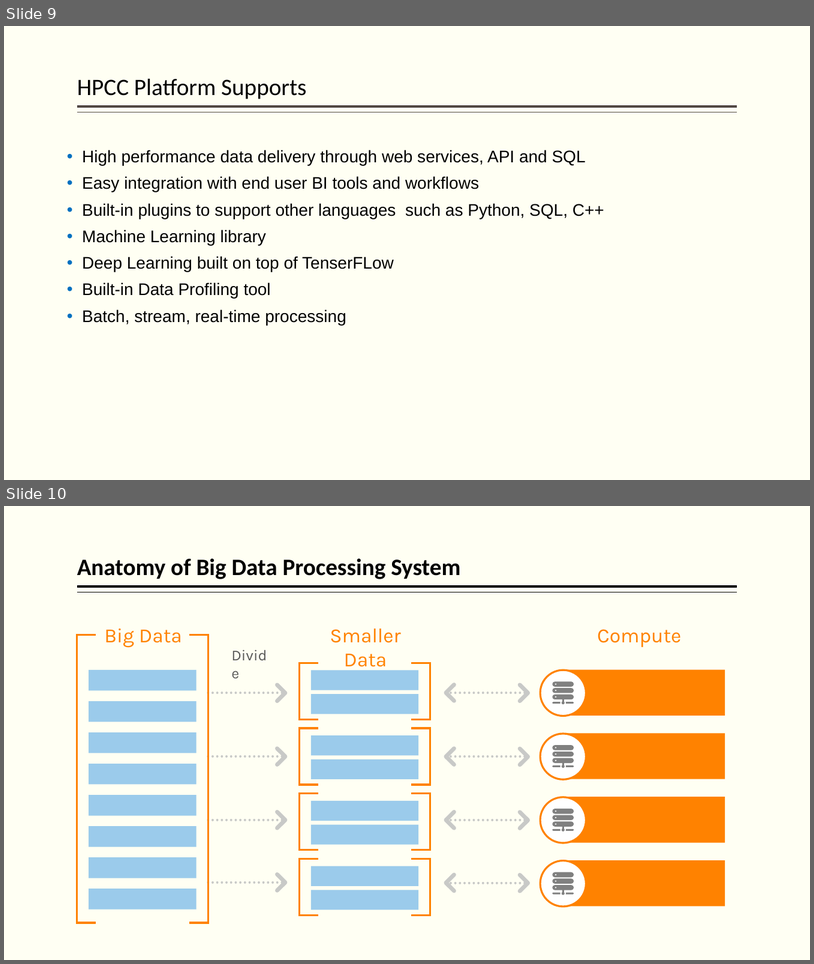
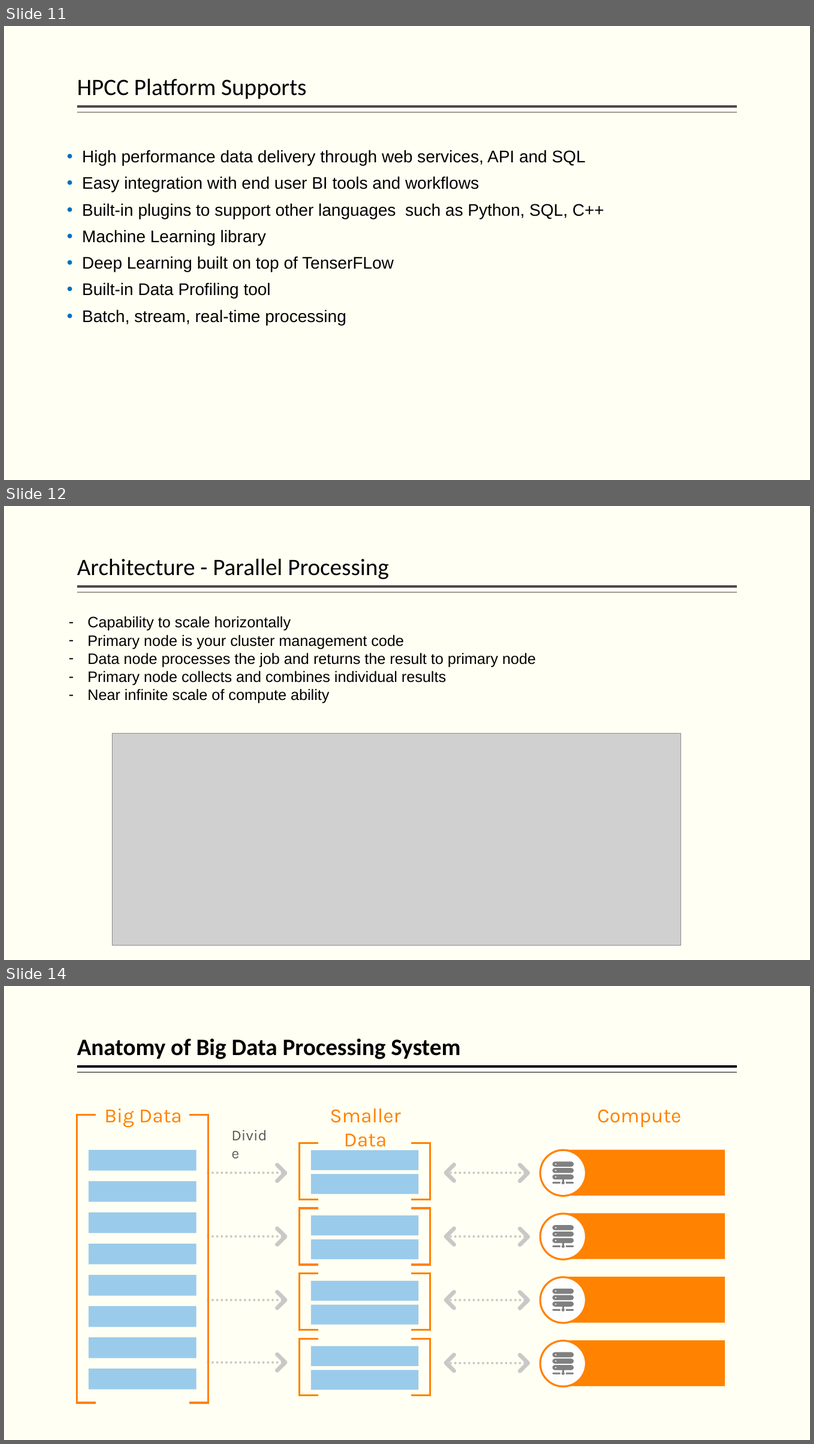
Before and after one commit to hpccsystems-solutions-lab/NCF-2021, a slide deck: BigData-ECL-NCF-2021.pptx. Shown one above the other, each under a label of ours: slides 9 and 10 before the commit, slides 11, 12 and 14 after it; the slides between them are not shown. The pictures are 814x964 and 814x1444 pixels, drawn with LibreOffice and Linux fonts; fonts in the diff are those of the drawing; grey boxes stand for pictures. Boxes give left, top, right and bottom in pixels: in the first picture for what was removed or moved away, otherwise in the second. Text is boxed around its words. In the diff, an @@ line names an element or a change of style, - is before the commit and + after.

```diff
--- a/BigData-ECL-NCF-2021.pptx
+++ b/BigData-ECL-NCF-2021.pptx
@@ slide 12 added at bbox=[4, 506, 810, 960], background #FFFFF3; not listed: 2 template elements that a slide beside it also shows @@
@@ title added at bbox=[77, 558, 389, 579], 28 pt, text #000000 @@
+Architecture - Parallel Processing
@@ text added at bbox=[87, 616, 536, 703], 18 pt, text #000000 @@
+– Capability to scale horizontally
+– Primary node is your cluster management code
+– Data node processes the job and returns the result to primary node
+– Primary node collects and combines individual results
+– Near infinite scale of compute ability
@@ picture added at bbox=[112, 733, 681, 945] @@
@@ what was slide 9 is now slide 11 @@
@@ what was slide 10 is now slide 14 @@
```
Also in this commit, not shown: 3 other slides added.
